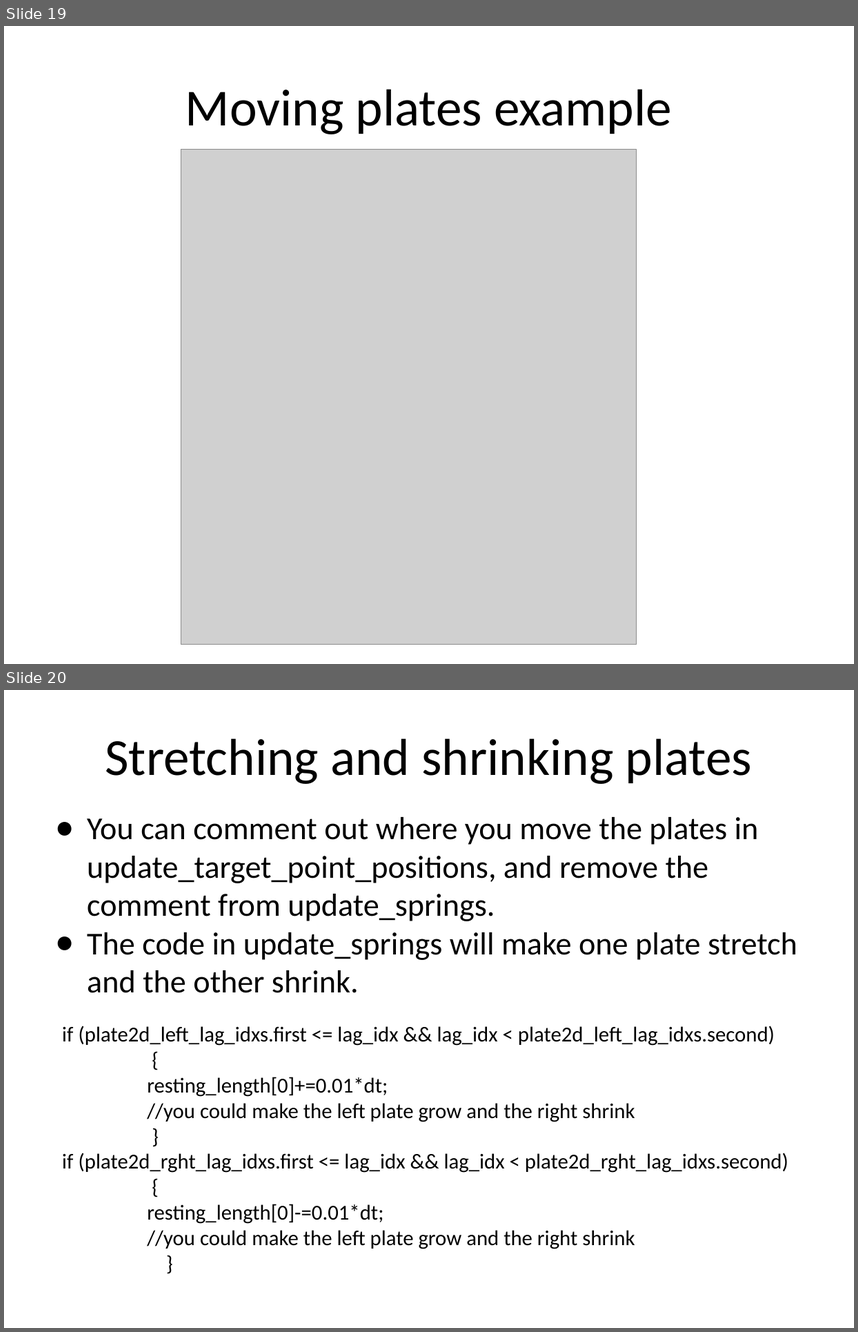
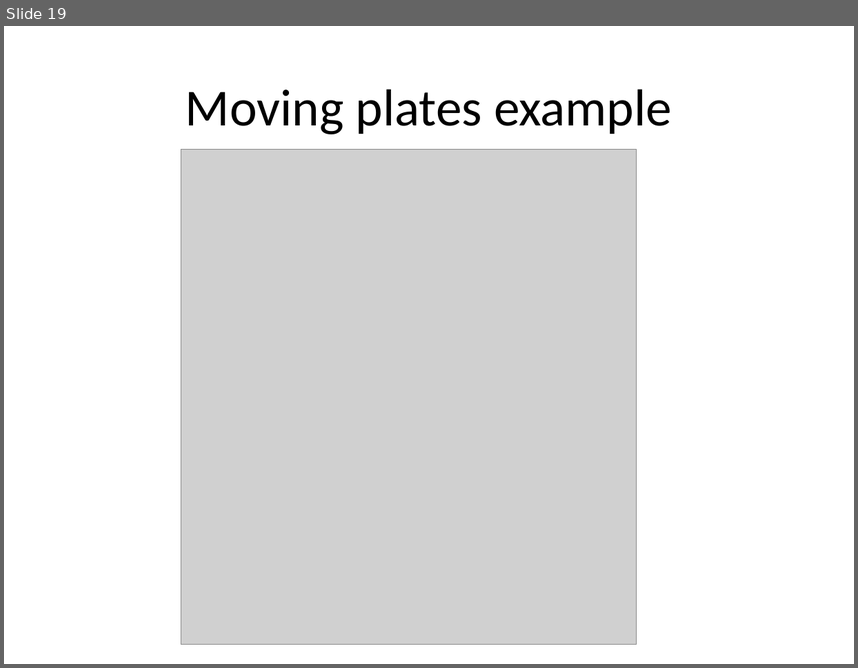
Before and after one commit to fairyflies9/IBAMR-Tutorials, a slide deck: IBAMR Lectures/Lecture 5 - IBAMR Tutorial_ Changing Target Positions and Springs.pptx. Shown one above the other, each under a label of ours: slides 19 and 20 before the commit, slide 19 after it. The pictures are 858x1332 and 858x668 pixels, drawn with LibreOffice and Linux fonts; fonts in the diff are those of the drawing; grey boxes stand for pictures. Boxes give left, top, right and bottom in pixels: in the first picture for what was removed or moved away, otherwise in the second. Text is boxed around its words. In the diff, an @@ line names an element or a change of style, - is before the commit and + after.

Commit message:
Lecture 5 update and example
Expanding lecture 5 and added an example for 2 moving plates

```diff
--- a/IBAMR Lectures/Lecture 5 - IBAMR Tutorial_ Changing Target Positions and Springs.pptx
+++ b/IBAMR Lectures/Lecture 5 - IBAMR Tutorial_ Changing Target Positions and Springs.pptx
@@ slide 20 removed at bbox=[4, 690, 854, 1328], background #FFFFFF @@
@@ title removed at bbox=[105, 738, 752, 784] @@
-Stretching and shrinking plates
@@ text removed at bbox=[87, 817, 797, 993] @@
-● You can comment out where you move the plates in update_target_point_positions, and remove the comment from update_springs.
-● The code in update_springs will make one plate stretch and the other shrink.
@@ text removed at bbox=[62, 1025, 789, 1249] @@
-if (plate2d_left_lag_idxs.first <= lag_idx && lag_idx < plate2d_left_lag_idxs.second)
-{
-resting_length[0]+=0.01*dt;
-//you could make the left plate grow and the right shrink
-}
-if (plate2d_rght_lag_idxs.first <= lag_idx && lag_idx < plate2d_rght_lag_idxs.second)
-{
-resting_length[0]-=0.01*dt;
-//you could make the left plate grow and the right shrink
-}
```
Also in this commit, not shown: 1 slide changed, 2 other slides removed, 15 other files.
